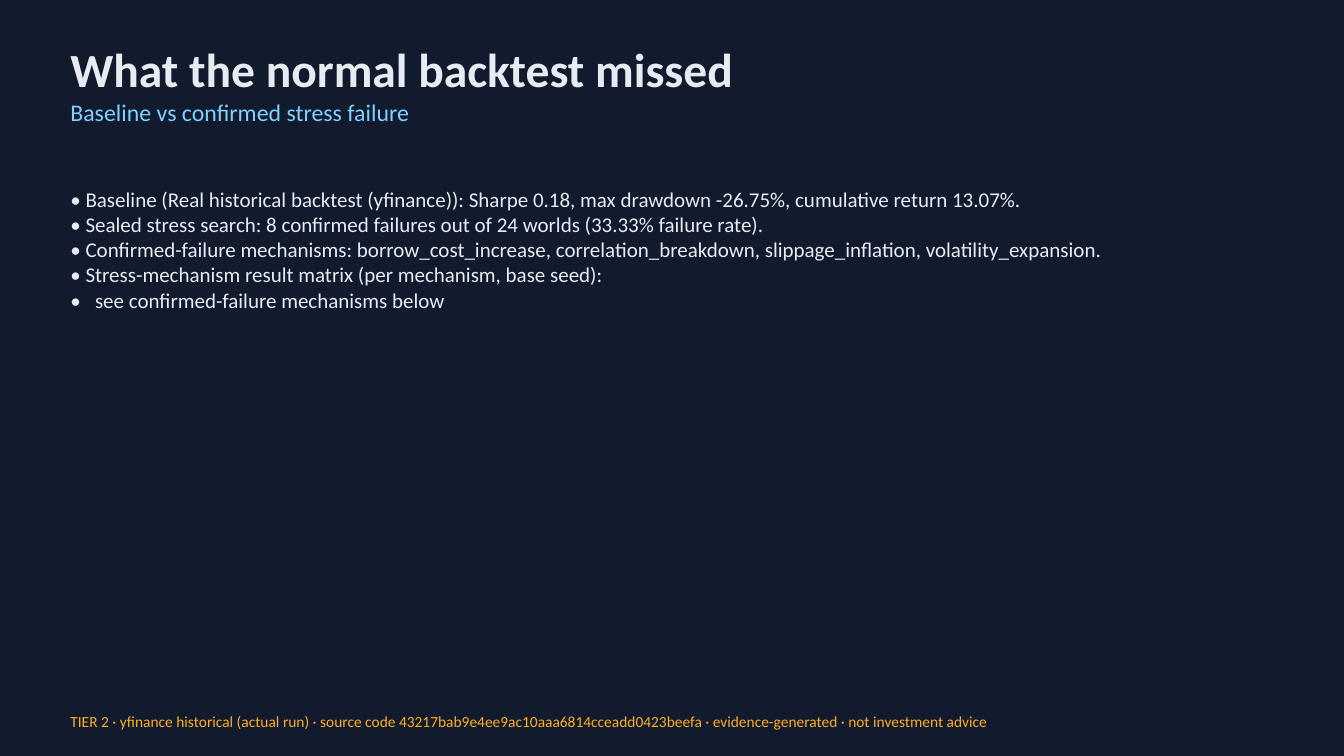
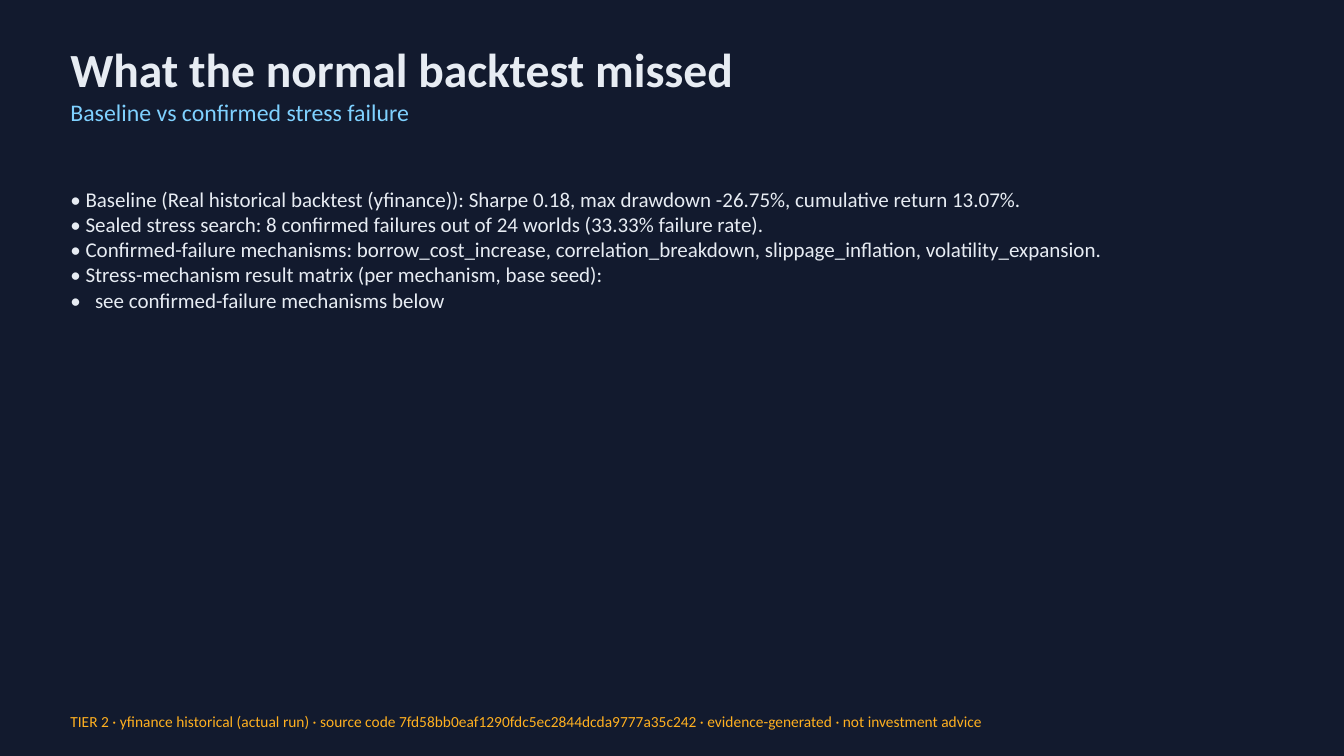
Before and after one commit to Scott-Switzer/market-fuzzer, a slide deck: slide 5 of app/static/pitch-deck/fenrix_deck.pptx. Drawn at 1344x756 pixels with LibreOffice and Linux fonts; fonts in the diff are those of the drawing. Boxes give left, top, right and bottom in pixels: in the first picture for what was removed or moved away, otherwise in the second. Text is boxed around its words. In the diff, an @@ line names an element or a change of style, - is before the commit and + after.

Commit message:
chore: regenerate deck + demo evidence at HEAD 7fd58bb (audit green)

```diff
--- a/app/static/pitch-deck/fenrix_deck.pptx
+++ b/app/static/pitch-deck/fenrix_deck.pptx
@@ text at bbox=[70, 716, 981, 730]: text changed @@
-TIER 2 · yfinance historical (actual run) · source code 43217bab9e4ee9ac10aaa6814cceadd0423beefa · evidence-generated · not investment advice
+TIER 2 · yfinance historical (actual run) · source code 7fd58bb0eaf1290fdc5ec2844dcda9777a35c242 · evidence-generated · not investment advice
```
Also in this commit, not shown: 4 other slides changed, 4 other files.
